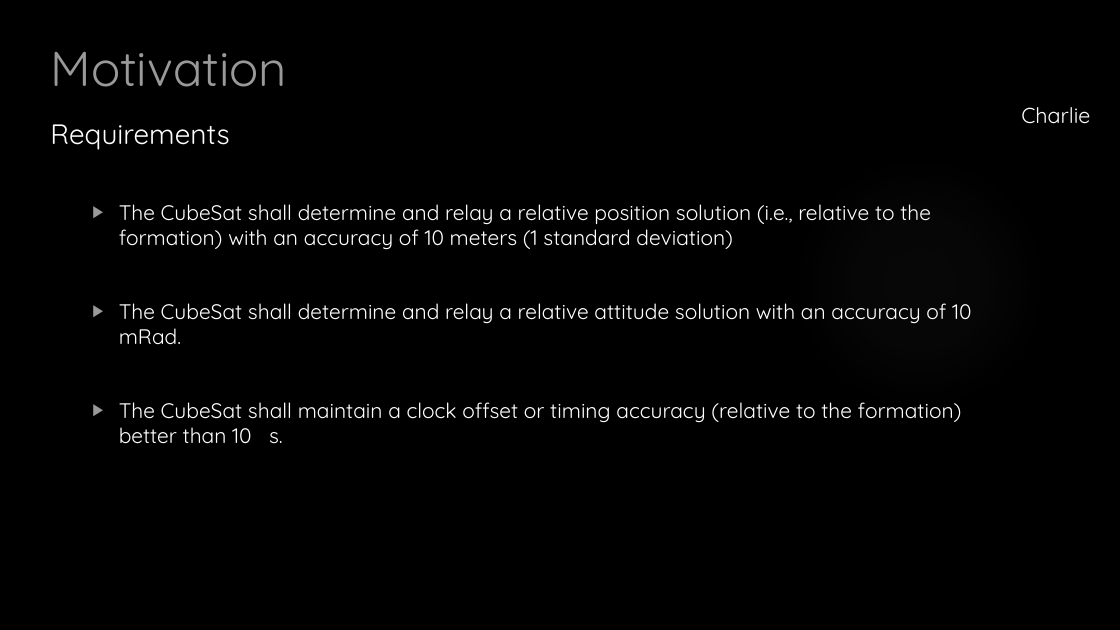
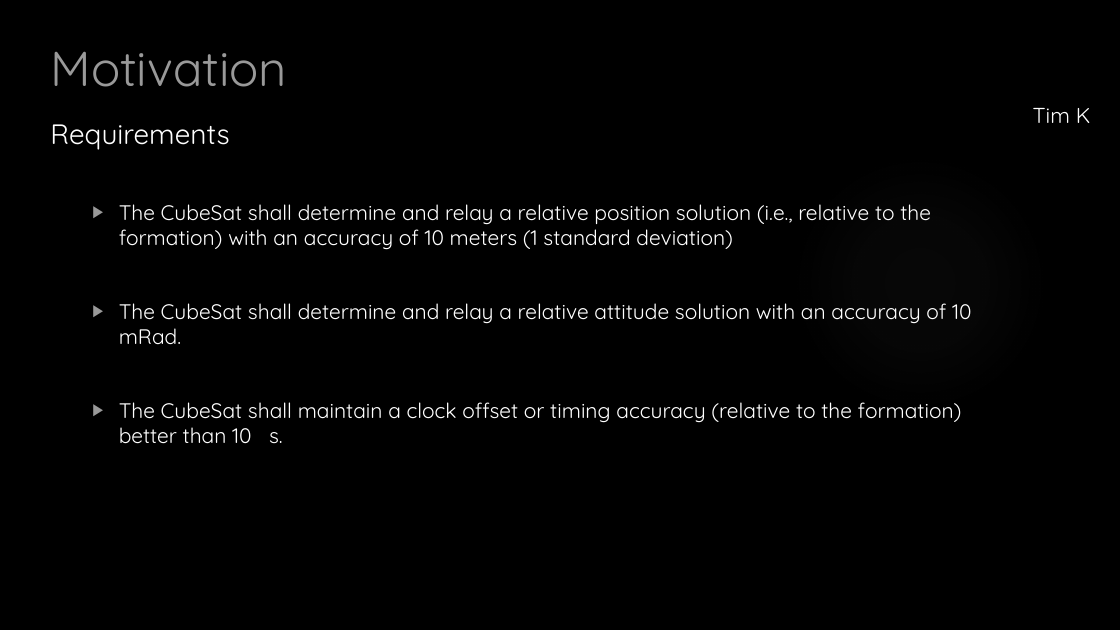
Before and after one commit to HASP-UMN/CubeSat, a slide deck: slide 6 of Presentations/CDR_Presentation.pptx (slide 7 before the commit). Drawn at 1120x630 pixels with LibreOffice and Linux fonts; fonts in the diff are those of the drawing; background and template pictures are left out. Boxes give left, top, right and bottom in pixels: in the first picture for what was removed or moved away, otherwise in the second. Text is boxed around its words. In the diff, an @@ line names an element or a change of style, - is before the commit and + after.

```diff
--- a/Presentations/CDR_Presentation.pptx
+++ b/Presentations/CDR_Presentation.pptx
@@ text at [1033, 108, 1091, 123]: text changed @@
-Charlie
+Tim K
```
Also in this commit, not shown: 10 other slides changed, 13 slides added, 1 slide removed, 1 other file.
